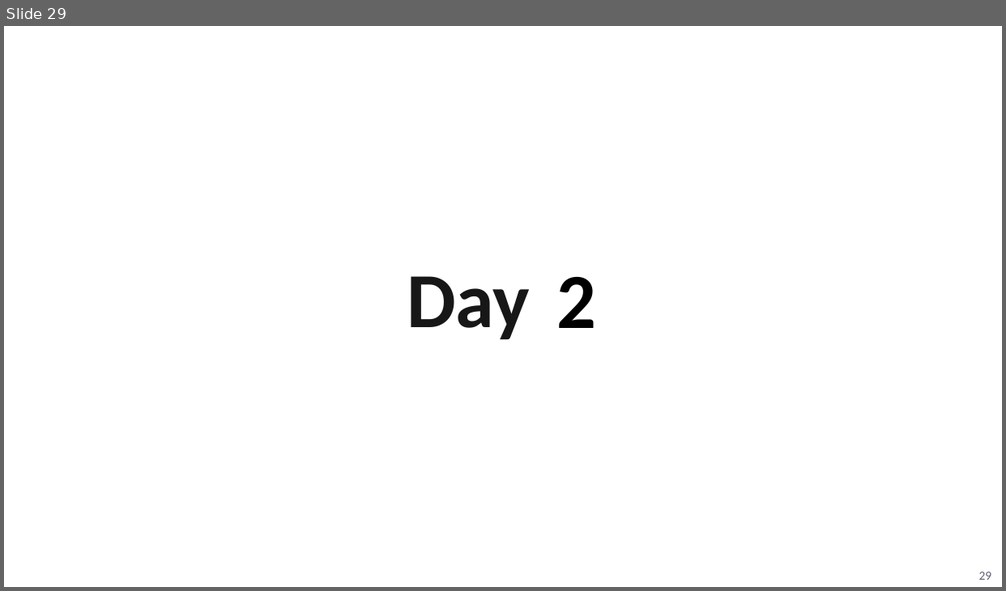
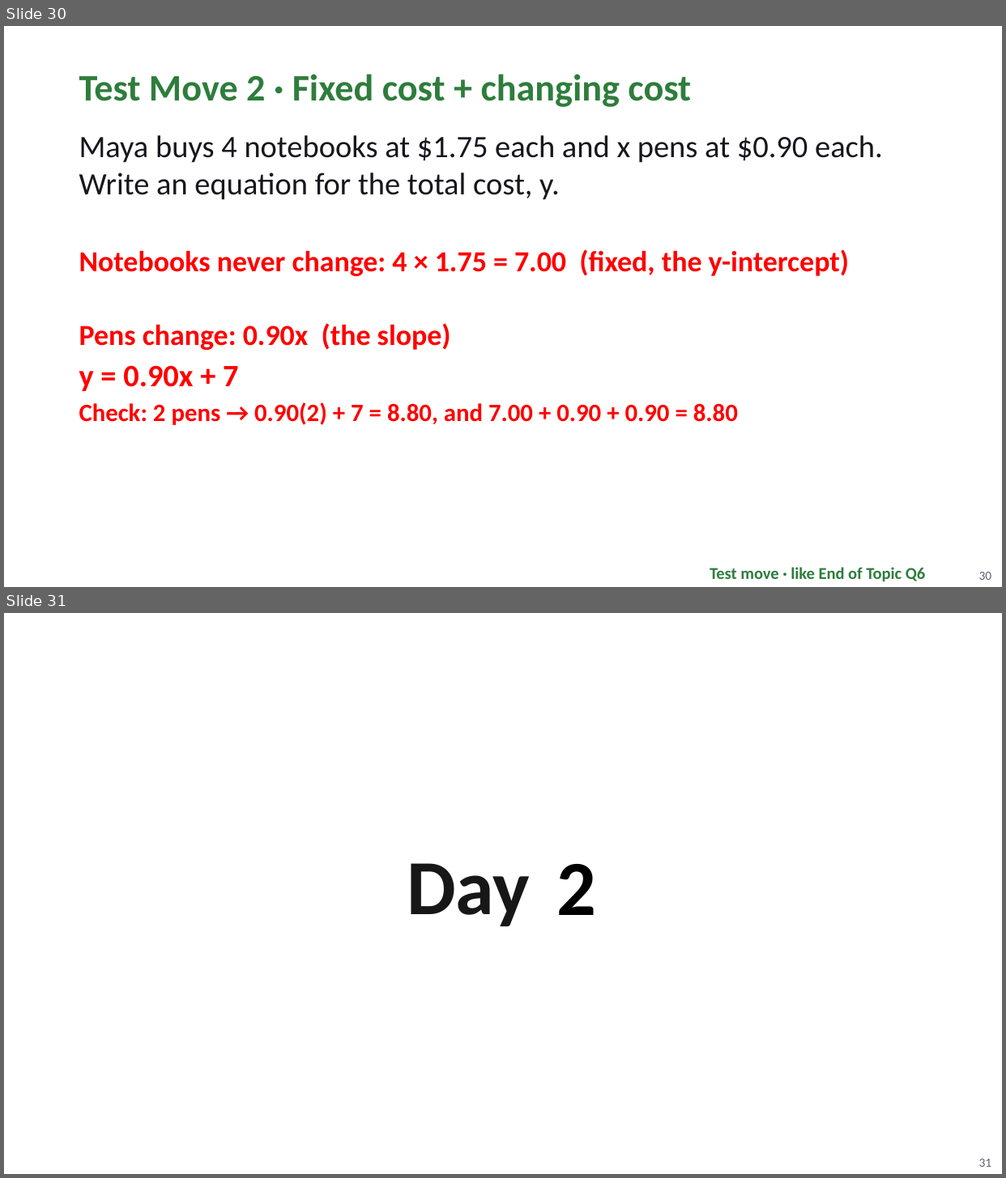
Before and after one commit to Apolloat2022/Algebra1M2U1L4, a slide deck: Module 3 topic 1/BLMathematics_AlgI_M3_T1_L3_LessonSlides_ENG_with_answers.pptx. Shown one above the other, each under a label of ours: slide 29 before the commit, slides 30 and 31 after it. The pictures are 1006x591 and 1006x1178 pixels, drawn with LibreOffice and Linux fonts; fonts in the diff are those of the drawing; background and template pictures are left out. Boxes give left, top, right and bottom in pixels: in the first picture for what was removed or moved away, otherwise in the second. Text is boxed around its words. In the diff, an @@ line names an element or a change of style, - is before the commit and + after.

```diff
--- a/Module 3 topic 1/BLMathematics_AlgI_M3_T1_L3_LessonSlides_ENG_with_answers.pptx
+++ b/Module 3 topic 1/BLMathematics_AlgI_M3_T1_L3_LessonSlides_ENG_with_answers.pptx
@@ slide 30 added at [4,26,1002,587], background #FFFFFF @@
@@ text added at [79,74,691,107], 36 pt, text #2E7D3C, bold @@
+Test Move 2 · Fixed cost + changing cost
@@ text added at [79,135,883,200], 30 pt, text #16171D @@
+Maya buys 4 notebooks at $1.75 each and x pens at $0.90 each. Write an equation for the total cost, y.
@@ text added at [79,250,849,276], 28 pt, text #FF0000, bold @@
+Notebooks never change: 4 × 1.75 = 7.00 (fixed, the y-intercept)
@@ text added at [79,323,451,350], 28 pt, text #FF0000, bold @@
+Pens change: 0.90x (the slope)
@@ text added at [79,365,238,391], 30 pt, text #FF0000, bold @@
+y = 0.90x + 7
@@ text added at [79,403,738,425], 24 pt, text #FF0000, bold @@
+Check: 2 pens → 0.90(2) + 7 = 8.80, and 7.00 + 0.90 + 0.90 = 8.80
@@ text added at [710,567,925,582], 16 pt, text #2E7D3C, bold @@
+Test move · like End of Topic Q6
@@ page number added at [979,572,992,580], 12 pt, text #5F6272 @@
+30
@@ what was slide 29 is now slide 31 @@
@@ page number at [979,1159,992,1167]: text changed @@
-29
+31
```
Also in this commit, not shown: 1 slide changed, 3 other slides added, 33 other files.
